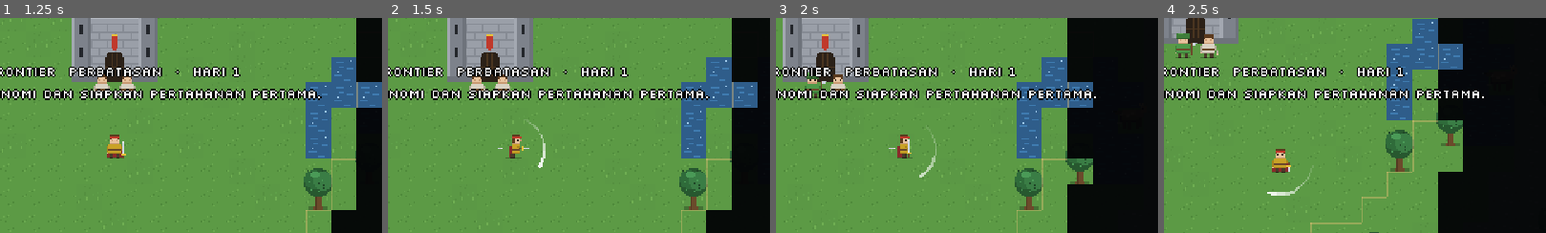
Above: before the commit, frames 1-4 (left to right).
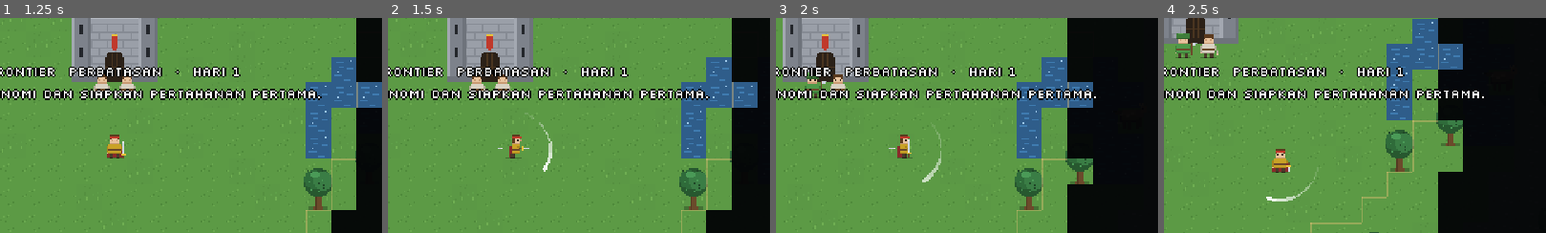
Above: after the commit, the same moments.

Repository: shimleabyte/hold-the-keep
Game: Godot game, scene res://scenes/main.tscn
The game is run twice, just before and just after one commit, with the same random seed, the same clock (stepped at 60 frames per second) and the same inputs.
Inputs (mouse positions are % of the whole screen's width and height, from its top left):
- Up to frame 1 (1.25 s): click "ENTER CLASSIC" at 0.5 s
- Up to frame 2 (1.5 s): tap Enter (ui_accept) at 1.25 s; move the mouse to (72, 45) at 1.27 s; hold D (move_right) from 1.28 s (still down); hold F (attack) from 1.28 s (still down); click (72, 45) at 1.42 s
- Up to frame 3 (2 s): keep holding D (move_right); keep holding F (attack); tap Enter (ui_accept) at 1.52 s
- Up to frame 4 (2.5 s): move the mouse to (30, 55) at 2.02 s; release D (move_right) at 2.03 s; release F (attack) at 2.03 s; hold S (move_down) from 2.03 s (still down); tap C (ability_cleave) at 2.1 s; tap Enter (ui_accept) at 2.27 s; tap F (attack) at 2.3 s
The pictures show only the part of the screen within x 35-85%, y 20-70%; the shares and areas given below are measured in that part.

Frame 1 is identical in both runs. In frame 2, 0.3% of the frame differs, in the area x 37-43%, y 46-72%; in frame 3, 0.3%; in frame 4, 0.3%, in the area x 26-40%, y 72-86%.

Commit message:
fix: lock melee hit direction to attack telegraph

Diff:
--- a/scripts/entities/player.gd
+++ b/scripts/entities/player.gd
@@ -31,12 +31,16 @@
 const CLEAVE_COOLDOWN := 8.0
 const RALLY_COOLDOWN := 18.0
 const CLEAVE_RANGE := 56.0
+const BASIC_ATTACK_ARC_HALF_ANGLE := 1.9 # Matches the visible basic slash sweep.
+const CLEAVE_HALF_ANGLE := 1.2 # Matches the visible Cleave sweep.
 const RALLY_RADIUS := 144.0
 const MAX_LEVEL := 10
 const XP_REWARDS := {"bandit": 10, "wolf": 9, "soldier": 20, "archer": 18, "brute": 32, "king": 150}
 
 var camera: Camera2D
 var facing := Vector2.DOWN
+var _attack_direction := Vector2.DOWN
+var _cleave_direction := Vector2.DOWN
 var hp := MAX_HP
 var spawn_pos := Vector2.ZERO
 var anim := SpriteAnim.new()
@@ -257,33 +261,58 @@
     if foe != null:
         facing = (foe.global_position - global_position).normalized()
         anim.face(foe.global_position - global_position)
+    _attack_direction = facing.normalized() if facing.length_squared() > 0.001 else Vector2.DOWN
     anim.play("attack", true)
     _pending_attack = HIT_DELAY
-    combat_feedback.begin_windup(facing, HIT_DELAY, false)
+    combat_feedback.begin_windup(_attack_direction, HIT_DELAY, false)
     _swing = SWING_TIME
     Events.player_attacked.emit()
     queue_redraw()
 
 
-## Dipanggil di frame benturan: kena semua musuh dalam jangkauan.
+func _is_target_in_arc(
+    target_position: Vector2,
+    origin: Vector2,
+    direction: Vector2,
+    max_range: float,
+    min_forward_dot: float
+) -> bool:
+    var offset := target_position - origin
+    var distance_squared := offset.length_squared()
+    if distance_squared > max_range * max_range:
+        return false
+    if distance_squared <= 0.01:
+        return true
+    return offset.normalized().dot(direction) >= min_forward_dot
+
+
+## Resolve damage against targets covered by the same directional sweep shown to the player.
 func _apply_attack() -> void:
     combat_feedback.end_windup()
     var origin := global_position + Vector2(0, -6)
+    var minimum_dot := cos(BASIC_ATTACK_ARC_HALF_ANGLE)
     for e in get_tree().get_nodes_in_group("enemies"):
         var n := e as Node2D
-        if origin.distance_to(n.global_position + Vector2(0, -4)) <= ATTACK_RANGE:
-            var hit_damage := _player_damage(ATTACK_DAMAGE)
-            if n.has_method("take_damage_from"):
-                n.take_damage_from(hit_damage, global_position)
-            else:
-                n.take_damage(hit_damage)
+        var target_position := n.global_position + Vector2(0, -4)
+        if not _is_target_in_arc(target_position, origin, _attack_direction, ATTACK_RANGE, minimum_dot):
+            continue
+        var hit_damage := _player_damage(ATTACK_DAMAGE)
+        if n.has_method("take_damage_from"):
+            n.take_damage_from(hit_damage, global_position)
+        else:
+            n.take_damage(hit_damage)
     for target in get_tree().get_nodes_in_group("campaign_targets"):
-        if is_instance_valid(target) and origin.distance_to(target.global_position) <= ATTACK_RANGE:
-            var site_damage := roundi(float(_player_damage(ATTACK_DAMAGE)) * Tech.stat("campaign.site_damage", 1.0))
-            target.take_damage(maxi(1, site_damage))
+        if not is_instance_valid(target):
+            continue
+        if not _is_target_in_arc(target.global_position, origin, _attack_direction, ATTACK_RANGE, minimum_dot):
+            continue
+        var site_damage := roundi(float(_player_damage(ATTACK_DAMAGE)) * Tech.stat("campaign.site_damage", 1.0))
+        target.take_damage(maxi(1, site_damage))
     var campaign = get_tree().get_first_node_in_group("campaign")
     for stronghold in get_tree().get_nodes_in_group("enemy_strongholds"):
-        if not is_instance_valid(stronghold) or origin.distance_to(stronghold.global_position) > ATTACK_RANGE:
+        if not is_instance_valid(stronghold):
+            continue
+        if not _is_target_in_arc(stronghold.global_position, origin, _attack_direction, ATTACK_RANGE, minimum_dot):
             continue
         if campaign != null and not campaign.is_current_objective(stronghold.stronghold_id):
             continue
@@ -348,10 +377,11 @@
     if foe != null:
         facing = (foe.global_position - global_position).normalized()
         anim.face(facing)
+    _cleave_direction = facing.normalized() if facing.length_squared() > 0.001 else Vector2.DOWN
     _cleave_cd = CLEAVE_COOLDOWN
     _cleave_pending = 0.22
     _cleave_t = 0.42
-    combat_feedback.register_ability("cleave", facing, _cleave_t)
+    combat_feedback.register_ability("cleave", _cleave_direction, _cleave_t)
     Audio.play("cleave", 1.0, -5.0)
     _pending_attack = -1.0
     anim.play("attack", true)
@@ -363,12 +393,11 @@
 
 func _apply_cleave() -> void:
     var origin := global_position + Vector2(0, -6)
+    var minimum_dot := cos(CLEAVE_HALF_ANGLE)
     for e in get_tree().get_nodes_in_group("enemies"):
         var foe := e as Node2D
-        var to_foe := foe.global_position + Vector2(0, -4) - origin
-        if to_foe.length() > CLEAVE_RANGE:
-            continue
-        if to_foe.length_squared() > 0.01 and to_foe.normalized().dot(facing) < 0.34:
+        var target_position := foe.global_position + Vector2(0, -4)
+        if not _is_target_in_arc(target_position, origin, _cleave_direction, CLEAVE_RANGE, minimum_dot):
             continue
         var hit_damage := _player_damage(20 + level * 3)
         if foe.has_method("take_damage_from"):
@@ -557,7 +586,7 @@
 func _draw_cleave() -> void:
     var progress := 1.0 - _cleave_t / 0.42
     var radius := CLEAVE_RANGE * (0.72 + progress * 0.28)
-    var base := facing.angle()
+    var base := _cleave_direction.angle()
     var fade := 1.0 - maxf(0.0, progress - 0.72) / 0.28
     for i in 9:
         var angle := lerpf(-1.2, 1.2, progress) - i * 0.18
@@ -569,11 +598,11 @@
 ## Busur tebasan: menyapu dari belakang ke depan lalu ke sisi lain, dengan ekor memudar.
 func _draw_slash() -> void:
     var t := 1.0 - _swing / SWING_TIME
-    var base := facing.angle()
-    var head := lerpf(-1.9, 1.9, t)
+    var base := _attack_direction.angle()
+    var head := lerpf(-BASIC_ATTACK_ARC_HALF_ANGLE, BASIC_ATTACK_ARC_HALF_ANGLE, t)
     var center := Vector2(0, -6)
     var fade := 1.0 - maxf(0.0, t - 0.7) / 0.3
     for i in 7:
         var a1 := head - i * 0.26
         var alpha := (1.0 - i / 7.0) * fade
-        draw_arc(center, ATTACK_RANGE * 0.85, base + a1 - 0.26, base + a1, 5, Color(1, 1, 1, alpha * 0.9), 2.0 if i < 3 else 1.0)
+        draw_arc(center, ATTACK_RANGE, base + a1 - 0.26, base + a1, 5, Color(1, 1, 1, alpha * 0.9), 2.0 if i < 3 else 1.0)
